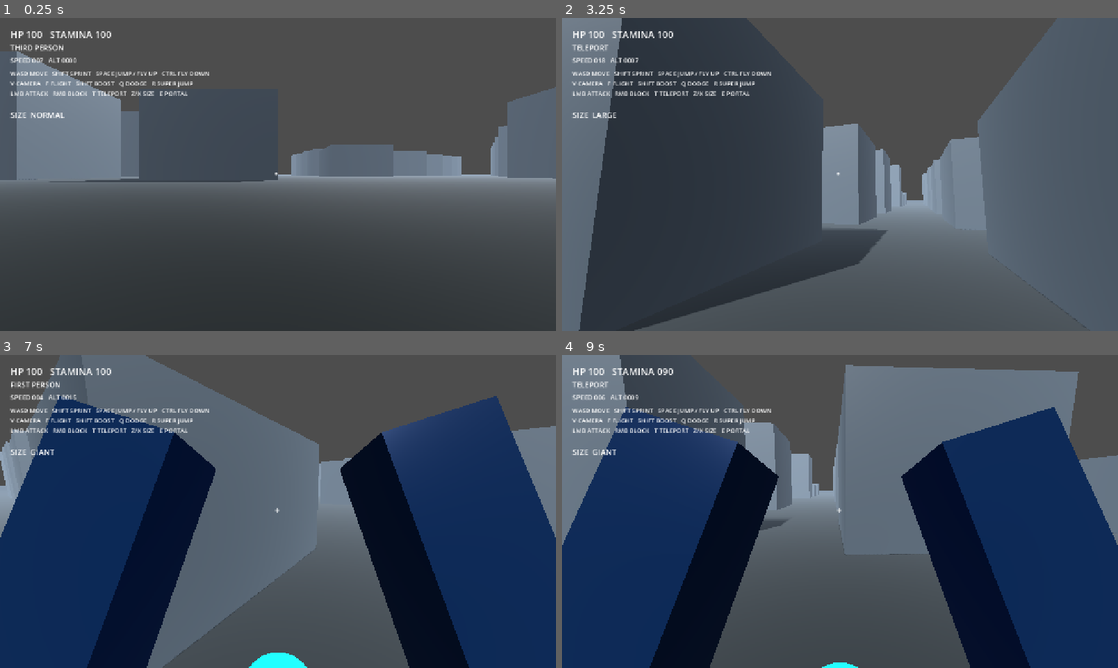
Above: before the commit, frames 1-4 (two rows, left to right).
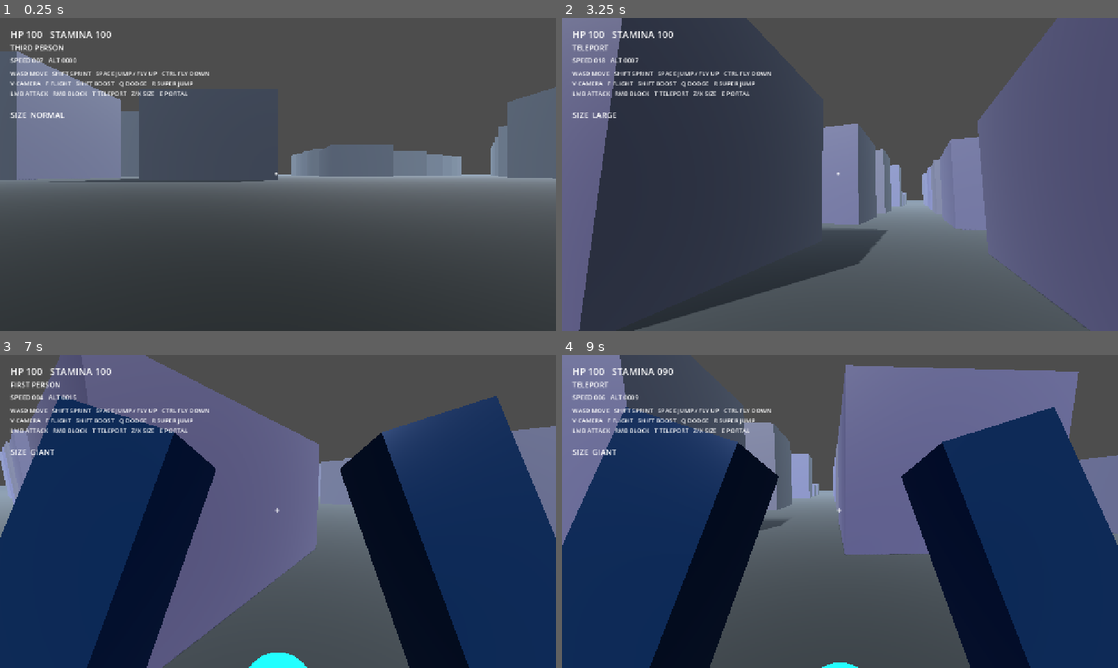
Above: after the commit, the same moments.

Repository: johnhenrystoney25/aeris
Game: Godot game, scene res://scenes/main/main.tscn
The game is run twice, just before and just after one commit, with the same random seed, the same clock (stepped at 60 frames per second) and the same inputs.
Inputs (mouse positions are in pixels of both pictures, inside the frame that each line leads up to):
- Up to frame 1 (0.25 s): no input
- Up to frame 2 (3.25 s): tap Enter at 0.5 s; move the mouse to (834, 180) at 0.52 s; hold Right mouse button (block) 0.53-1.28 s; hold X (ability_size_up) 0.53-2.78 s; click (834, 180) at 0.67 s; tap Space (jump) at 0.77, 1.52, 3.02 s; move the mouse to (878, 177) at 1.27 s; tap F (ability_flight) at 1.35 s; right-click (878, 177) at 1.55 s; move the mouse to (795, 171) at 2.02 s; hold Right mouse button (block) 2.03-2.78 s; tap T (ability_teleport) at 2.1 s; move the mouse to (845, 174) at 2.77 s; hold A (move_left) from 2.78 s (still down); click (845, 174) at 2.85 s; right-click (845, 174) at 3.05 s
- Up to frame 3 (7 s): move the mouse to (255, 505) at 3.52 s; release A (move_left) at 3.53 s; hold Right mouse button (block) 3.53-4.28 s; hold X (ability_size_up) 3.53-5.78 s; tap Space (jump) at 3.77, 4.52, 6.02, 6.77 s; move the mouse to (305, 511) at 4.27 s; tap Q (dodge) at 4.35 s; right-click (305, 511) at 4.55 s; move the mouse to (250, 511) at 5.02 s; hold Shift (flight_boost) 5.03-5.78 s; click (250, 511) at 5.17 s; right-click (250, 511) at 5.3 s; move the mouse to (289, 505) at 5.77 s; hold D (move_right) 5.78-6.53 s; tap E (portal_use) at 5.85 s; right-click (289, 505) at 6.05 s; move the mouse to (272, 517) at 6.52 s; hold X (ability_size_up) from 6.53 s (still down); hold Right mouse button (block) from 6.53 s (still down); tap V (toggle_camera) at 6.6 s
- Up to frame 4 (9 s): move the mouse to (878, 514) at 7.27 s; release Right mouse button (block) at 7.28 s; right-click (878, 514) at 7.35 s; click (878, 514) at 7.42 s; tap Space (jump) at 7.52 s; move the mouse to (795, 508) at 8.02 s; hold Right mouse button (block) 8.03-8.78 s; tap F (ability_flight) at 8.1 s; move the mouse to (845, 511) at 8.77 s; release X (ability_size_up) at 8.78 s; hold A (move_left) from 8.78 s (still down); tap T (ability_teleport) at 8.85 s

The runs differ from the first frame. In frame 2, 0.1% of the frame differs, in the area x 65-67%, y 47-62%; in frame 3, less than 0.1%; in frame 4, 0.2%, in the area x 41-50%, y 32-47%.
Error in both runs: Trying to assign value of type 'CPUParticles3D' to a variable of type 'GPUParticles3D'. (res://scripts/player/player.gd:40)

Commit message:
Upgrade geography visuals, road markings, building colors and collision layers

Diff:
--- a/scripts/world/osm_region_runtime.gd
+++ b/scripts/world/osm_region_runtime.gd
@@ -1,10 +1,13 @@
 extends Node3D
-## Renders imported geographic JSON. Generates a temporary blockout if data is missing.
+## Runtime renderer for recorded geography. Keeps source geometry separate from original visual dressing.
 
 @export_file("*.json") var region_file := ""
 @export var default_road_width := 8.0
 @export var create_building_collisions := true
 @export var fallback_enabled := true
+@export var visual_dressing := true
+
+var _building_index := 0
 
 func _ready() -> void:
     if region_file.is_empty() or not FileAccess.file_exists(region_file):
@@ -24,16 +27,17 @@
         _build_fallback()
         return
     _clear_generated()
+    _building_index = 0
     for road in data.get("roads", []):
         _road(road.get("points", []), float(road.get("width", default_road_width)), str(road.get("class", "road")))
     for building in data.get("buildings", []):
-        _building(building.get("polygon", []), float(building.get("height", 10.0)))
+        _building(building.get("polygon", []), float(building.get("height", 10.0)), str(building.get("type", "building")))
     for rail in data.get("railways", []):
         _road(rail.get("points", []), 3.0, "rail")
     for park in data.get("parks", []):
-        _surface(park.get("polygon", []), Color(0.10, 0.28, 0.14))
+        _surface(park.get("polygon", []), Color(0.08, 0.30, 0.14))
     for water in data.get("water", []):
-        _surface(water.get("polygon", []), Color(0.04, 0.20, 0.34))
+        _surface(water.get("polygon", []), Color(0.03, 0.25, 0.48))
 
 func _clear_generated() -> void:
     for child in get_children():
@@ -48,26 +52,50 @@
 
 func _road(raw: Array, width: float, road_class: String) -> void:
     var points := _points(raw)
+    var road_color := _road_color(road_class)
     for i in range(points.size() - 1):
         var a := points[i]
         var b := points[i + 1]
         var length := a.distance_to(b)
         if length < 0.5:
             continue
-        var node := MeshInstance3D.new()
-        node.name = "Road_%s" % road_class
-        var mesh := BoxMesh.new()
-        mesh.size = Vector3(max(width, 2.0), 0.08, length)
-        node.mesh = mesh
-        node.position = (a + b) * 0.5 + Vector3.UP * 0.02
-        node.look_at(b, Vector3.UP)
-        var mat := StandardMaterial3D.new()
-        mat.albedo_color = Color(0.025, 0.03, 0.035)
-        mat.roughness = 0.96
-        node.material_override = mat
-        add_child(node)
-
-func _building(raw: Array, height: float) -> void:
+        var midpoint := (a + b) * 0.5
+        var angle := atan2(-(b.x - a.x), -(b.z - a.z))
+        _box("Road_%s" % road_class, Vector3(max(width, 2.0), 0.10, length), midpoint + Vector3.UP * 0.03, angle, road_color)
+        if visual_dressing and road_class != "rail" and length > 18.0:
+            var dash_color := Color(0.92, 0.82, 0.35) if road_class in ["primary", "secondary", "tertiary"] else Color(0.82, 0.82, 0.78)
+            var dash_count := clampi(int(length / 14.0), 1, 14)
+            for dash in range(dash_count):
+                var t := (float(dash) + 0.5) / float(dash_count)
+                var p := a.lerp(b, t) + Vector3.UP * 0.095
+                _box("LaneMark", Vector3(0.14, 0.018, minf(4.5, length / float(dash_count) * 0.55)), p, angle, dash_color)
+
+func _road_color(road_class: String) -> Color:
+    match road_class:
+        "motorway": return Color(0.055, 0.065, 0.085)
+        "trunk": return Color(0.065, 0.075, 0.095)
+        "primary": return Color(0.075, 0.085, 0.105)
+        "secondary": return Color(0.095, 0.10, 0.115)
+        "tertiary": return Color(0.12, 0.12, 0.13)
+        "rail": return Color(0.08, 0.065, 0.055)
+        _: return Color(0.12, 0.12, 0.13)
+
+func _box(node_name: String, size: Vector3, position: Vector3, yaw: float, color: Color) -> MeshInstance3D:
+    var node := MeshInstance3D.new()
+    node.name = node_name
+    var mesh := BoxMesh.new()
+    mesh.size = size
+    node.mesh = mesh
+    node.position = position
+    node.rotation.y = yaw
+    var mat := StandardMaterial3D.new()
+    mat.albedo_color = color
+    mat.roughness = 0.82
+    node.material_override = mat
+    add_child(node)
+    return node
+
+func _building(raw: Array, height: float, building_type: String) -> void:
     var points := _points(raw)
     if points.size() < 3:
         return
@@ -76,21 +104,33 @@
     var min_z := INF
     var max_z := -INF
     for p in points:
-        min_x = min(min_x, p.x); max_x = max(max_x, p.x)
-        min_z = min(min_z, p.z); max_z = max(max_z, p.z)
+        min_x = min(min_x, p.x)
+        max_x = max(max_x, p.x)
+        min_z = min(min_z, p.z)
+        max_z = max(max_z, p.z)
     var size := Vector3(max_x - min_x, max(height, 2.5), max_z - min_z)
     if size.x < 1.0 or size.z < 1.0:
         return
+    var center := Vector3((min_x + max_x) * 0.5, size.y * 0.5, (min_z + max_z) * 0.5)
     var body := StaticBody3D.new()
-    body.name = "Building"
-    body.position = Vector3((min_x + max_x) * 0.5, size.y * 0.5, (min_z + max_z) * 0.5)
+    body.name = "Building_%04d" % _building_index
+    body.position = center
+    body.collision_layer = 1
+    body.collision_mask = 2
     var mesh_node := MeshInstance3D.new()
     var mesh := BoxMesh.new()
     mesh.size = size
     mesh_node.mesh = mesh
-    var mat := StandardMaterial3D.new()
-    mat.albedo_color = Color(0.22, 0.25, 0.27)
-    mat.roughness = 0.65
+    var hue := fposmod(absf(sin(min_x * 0.011 + max_z * 0.017)), 1.0)
+    var building_color := Color(0.18 + hue * 0.13, 0.22 + hue * 0.12, 0.28 + hue * 0.16)
+    if building_type in ["industrial", "warehouse"]:
+        building_color = Color(0.25, 0.27, 0.29)
+    elif building_type in ["commercial", "retail"]:
+        building_color = Color(0.24, 0.18 + hue * 0.12, 0.12 + hue * 0.08)
+    var mat := StandardMaterial3D.new()
+    mat.albedo_color = building_color
+    mat.metallic = 0.08
+    mat.roughness = 0.68
     mesh_node.material_override = mat
     body.add_child(mesh_node)
     if create_building_collisions:
@@ -99,7 +139,31 @@
         shape.size = size
         collision.shape = shape
         body.add_child(collision)
+    if visual_dressing and size.y > 5.0:
+        var roof := MeshInstance3D.new()
+        var roof_mesh := BoxMesh.new()
+        roof_mesh.size = Vector3(maxf(1.0, size.x - 0.35), 0.18, maxf(1.0, size.z - 0.35))
+        roof.mesh = roof_mesh
+        roof.position = Vector3(0, size.y * 0.5 + 0.10, 0)
+        var roof_mat := StandardMaterial3D.new()
+        roof_mat.albedo_color = Color(0.035, 0.045, 0.06)
+        roof_mat.roughness = 0.72
+        roof.material_override = roof_mat
+        body.add_child(roof)
+        var accent := MeshInstance3D.new()
+        var accent_mesh := BoxMesh.new()
+        accent_mesh.size = Vector3(maxf(0.3, minf(size.x * 0.55, 8.0)), 0.22, 0.06)
+        accent.mesh = accent_mesh
+        accent.position = Vector3(0, minf(size.y * 0.62, 18.0), -size.z * 0.5 - 0.04)
+        var accent_mat := StandardMaterial3D.new()
+        accent_mat.albedo_color = Color(0.04, 0.12, 0.18)
+        accent_mat.emission_enabled = true
+        accent_mat.emission = Color(0.02, 0.45 + hue * 0.35, 0.85, 1)
+        accent_mat.emission_energy_multiplier = 2.0
+        accent.material_override = accent_mat
+        body.add_child(accent)
     add_child(body)
+    _building_index += 1
 
 func _surface(raw: Array, color: Color) -> void:
     var points := _points(raw)
@@ -113,7 +177,7 @@
         return
     var vertices := PackedVector3Array()
     for p in points:
-        vertices.append(Vector3(p.x, 0.03, p.z))
+        vertices.append(Vector3(p.x, 0.06, p.z))
     var arrays := []
     arrays.resize(Mesh.ARRAY_MAX)
     arrays[Mesh.ARRAY_VERTEX] = vertices
@@ -143,12 +207,14 @@
 func _fallback_building(x: float, z: float, height: float) -> void:
     var body := StaticBody3D.new()
     body.position = Vector3(x, height * 0.5, z)
+    body.collision_layer = 1
+    body.collision_mask = 2
     var mesh_node := MeshInstance3D.new()
     var mesh := BoxMesh.new()
     mesh.size = Vector3(48.0, height, 48.0)
     mesh_node.mesh = mesh
     var mat := StandardMaterial3D.new()
-    mat.albedo_color = Color(0.20, 0.23, 0.25)
+    mat.albedo_color = Color(0.12 + fposmod(absf(sin(x * 0.07)), 0.18), 0.18, 0.28 + fposmod(absf(cos(z * 0.05)), 0.16))
     mat.roughness = 0.7
     mesh_node.material_override = mat
     body.add_child(mesh_node)
